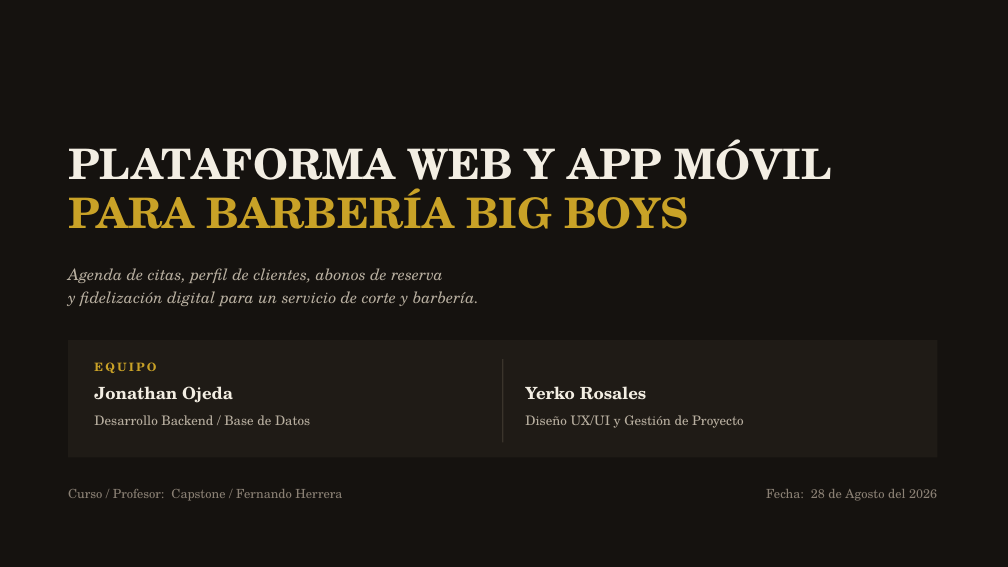
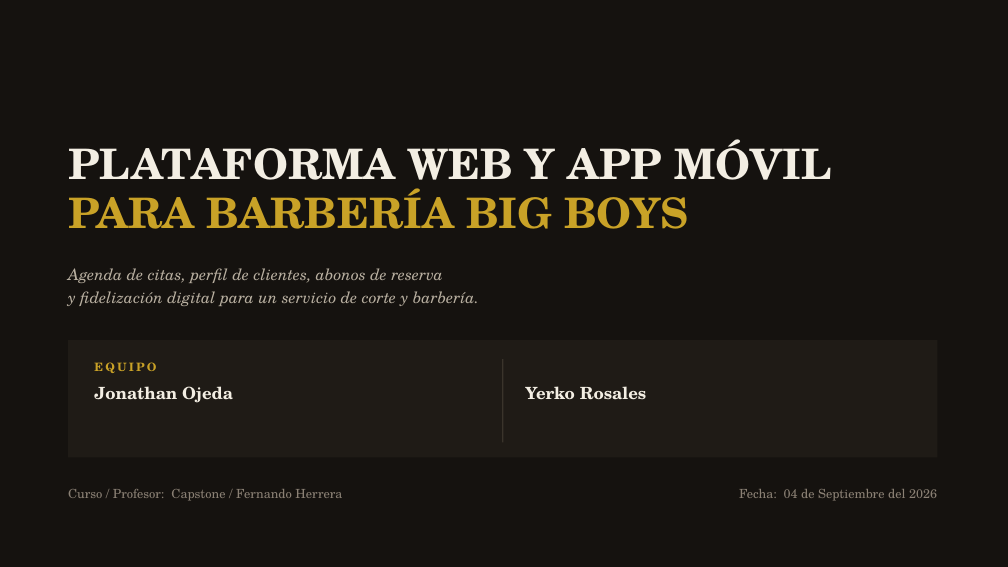
Before and after one commit to Yerko-Rosales/Proyecto_Barberia, a slide deck: slide 1 of Fase 1/Evidencias Grupales/Presentación Proyecto.pptx. Drawn at 1008x567 pixels with LibreOffice and Linux fonts; fonts in the diff are those of the drawing. Boxes give left, top, right and bottom in pixels: in the first picture for what was removed or moved away, otherwise in the second. Text is boxed around its words. In the diff, an @@ line names an element or a change of style, - is before the commit and + after.

```diff
--- a/Fase 1/Evidencias Grupales/Presentación Proyecto.pptx
+++ b/Fase 1/Evidencias Grupales/Presentación Proyecto.pptx
@@ text removed at box(94, 415, 310, 425) @@
-Desarrollo Backend / Base de Datos
@@ text removed at box(525, 415, 744, 428) @@
-Diseño UX/UI y Gestión de Proyecto
@@ text at box(739, 489, 937, 501): text changed @@
-Fecha: 28 de Agosto del 2026
+Fecha: 04 de Septiembre del 2026
```
Also in this commit, not shown: 1 other slide changed, 3 other files.
